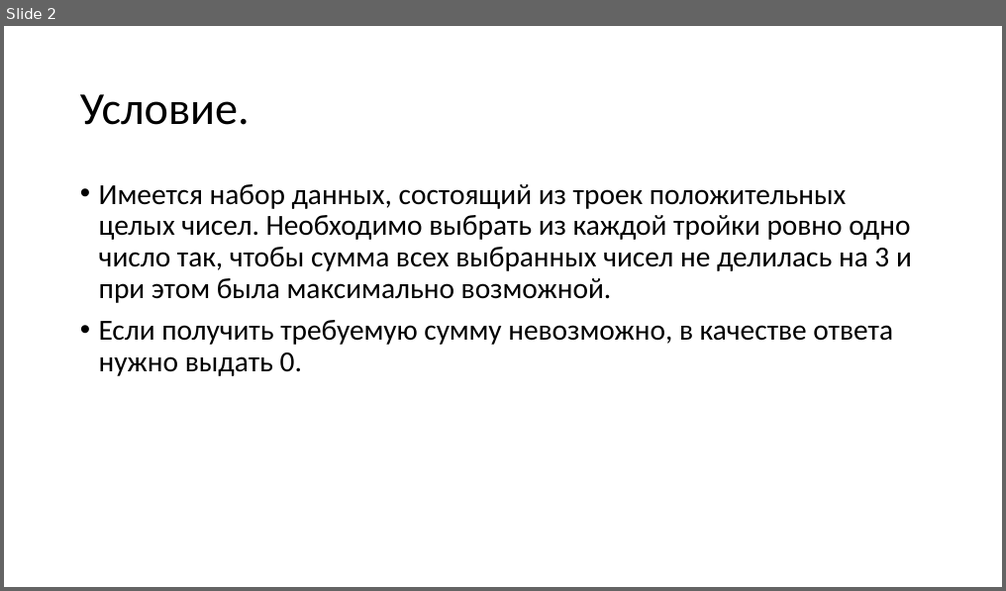
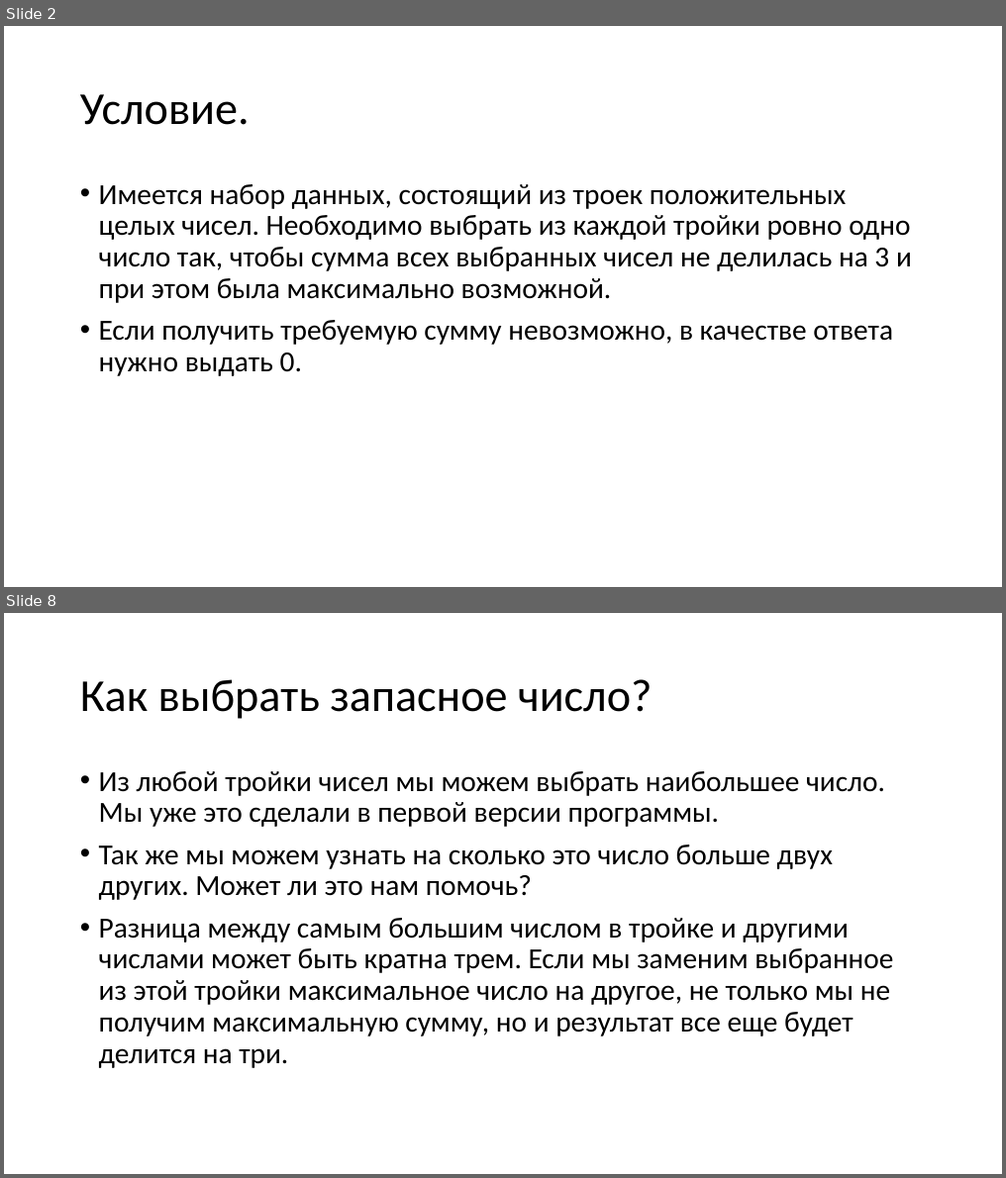
Before and after one commit to Mx-Wolf/usecs, a slide deck: pp/2018-10-01-27-b.pptx. Shown one above the other, each under a label of ours: slide 2 before the commit, slides 2 and 8 after it; the slides between them are not shown. The pictures are 1006x591 and 1006x1178 pixels, drawn with LibreOffice and Linux fonts; fonts in the diff are those of the drawing. Boxes give left, top, right and bottom in pixels: in the first picture for what was removed or moved away, otherwise in the second. Text is boxed around its words. In the diff, an @@ line names an element or a change of style, - is before the commit and + after.

```diff
--- a/pp/2018-10-01-27-b.pptx
+++ b/pp/2018-10-01-27-b.pptx
@@ slide 8 added at <box>4,613,1002,1174</box>, background #FFFFFF @@
@@ title added at <box>80,679,651,719</box>, 44 pt, text #000000 @@
+Как выбрать запасное число?
@@ text added at <box>99,771,893,1068</box>, 28 pt, text #000000 @@
+• Из любой тройки чисел мы можем выбрать наибольшее число. Мы уже это сделали в первой версии программы.
+• Так же мы можем узнать на сколько это число больше двух других. Может ли это нам помочь?
+• Разница между самым большим числом в тройке и другими числами может быть кратна трем. Если мы заменим выбранное из этой тройки максимальное число на другое, не только мы не получим максимальную сумму, но и результат все еще будет делится на три.
```
Also in this commit, not shown: 1 slide changed, 6 other slides added.
